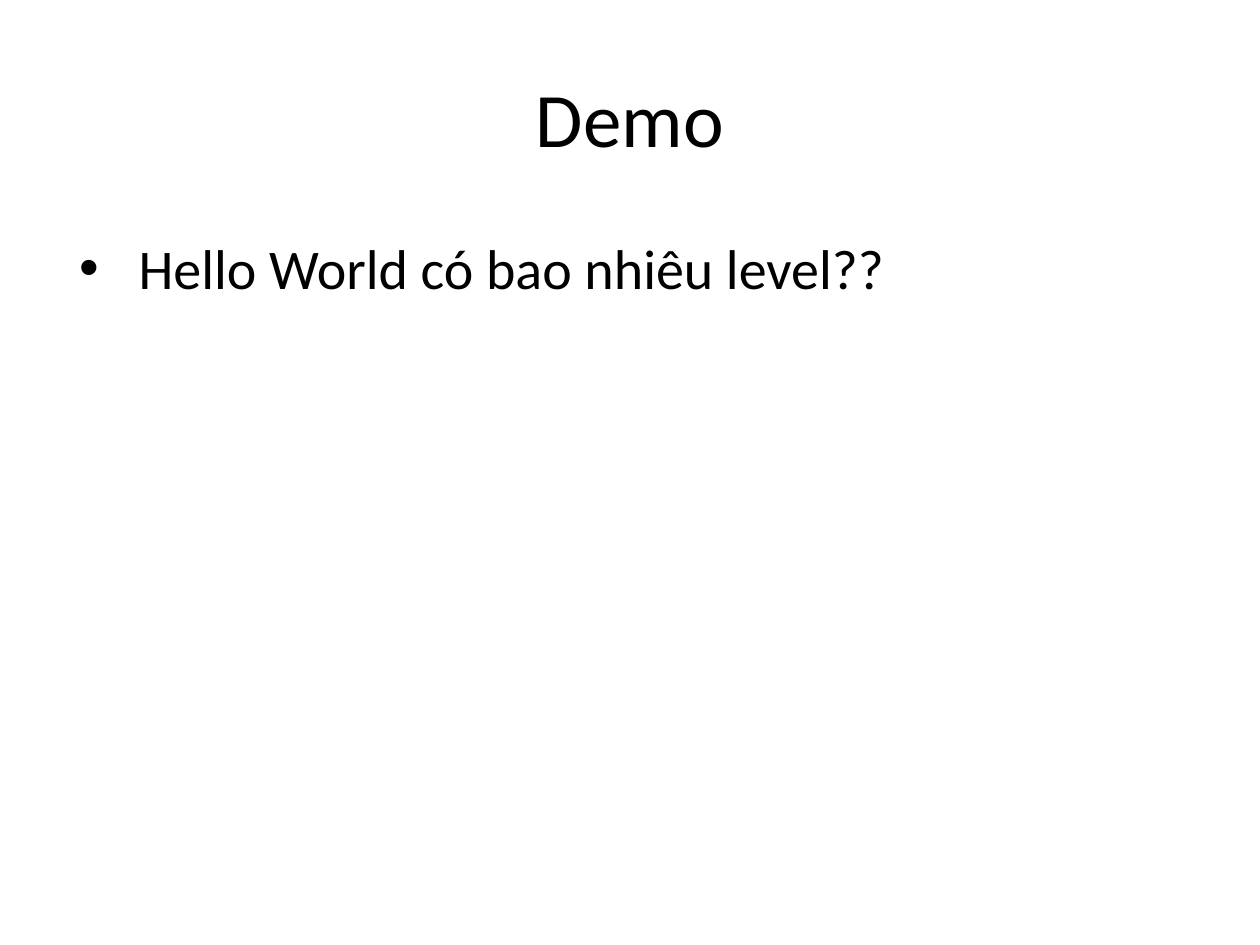
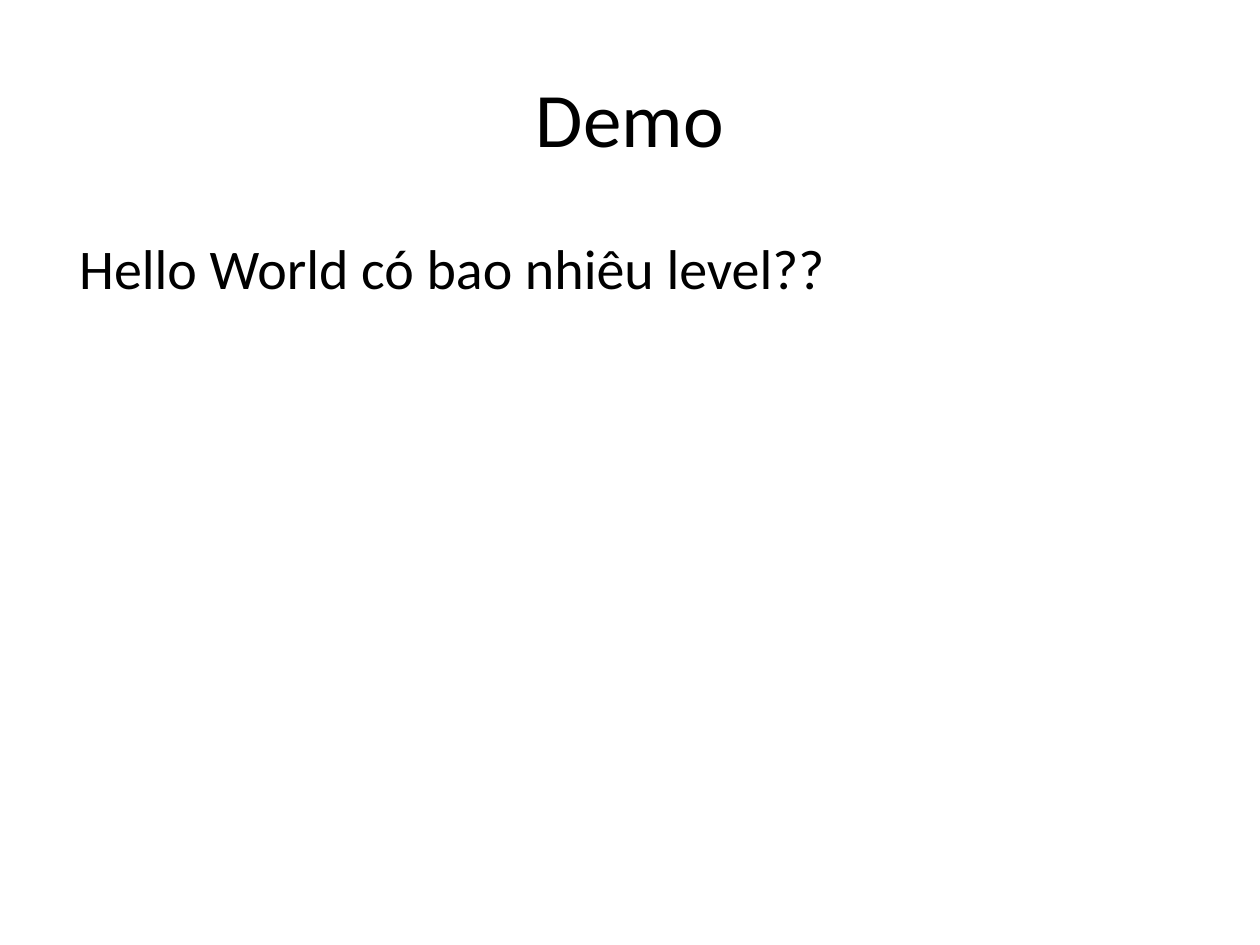
Before and after one commit to phithanh97cs/T3H, a slide deck: slide 12 of Other/Free/Demo - Huypn.pptx. Drawn at 1260x945 pixels with LibreOffice and Linux fonts; fonts in the diff are those of the drawing. Boxes give left, top, right and bottom in pixels: in the first picture for what was removed or moved away, otherwise in the second. Text is boxed around its words. In the diff, an @@ line names an element or a change of style, - is before the commit and + after.

```diff
--- a/Other/Free/Demo - Huypn.pptx
+++ b/Other/Free/Demo - Huypn.pptx
@@ text "Hello World có bao nhiêu ..." at (79, 250, 825, 290): bullet • to none @@
```
Also in this commit, not shown: 3 other files.
